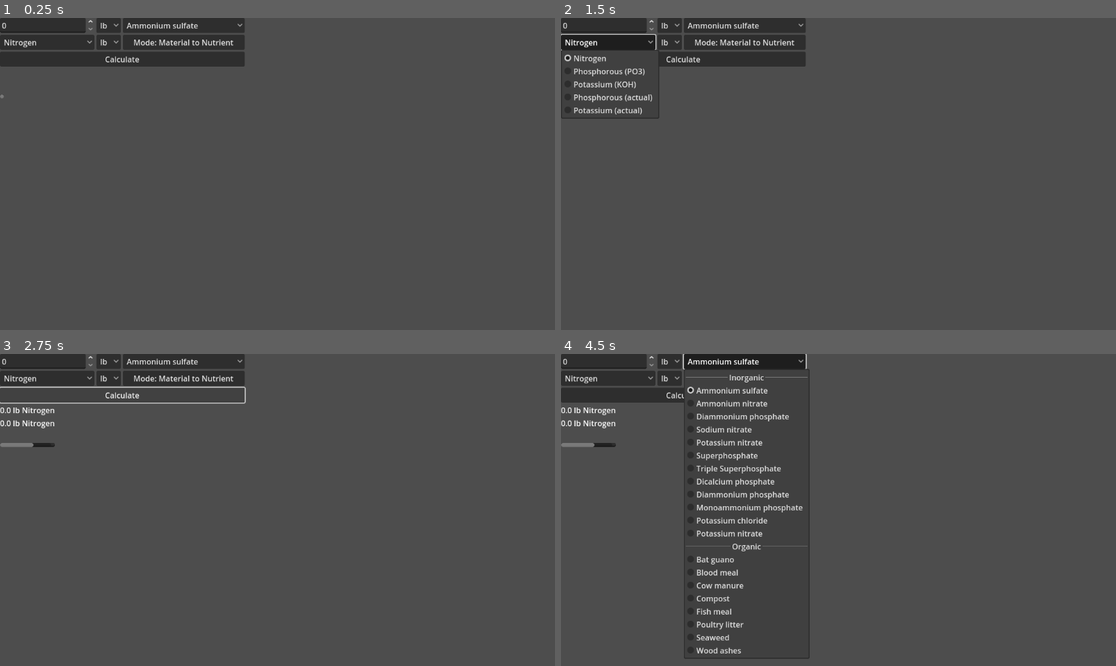
Above: before the commit, frames 1-4 (two rows, left to right).
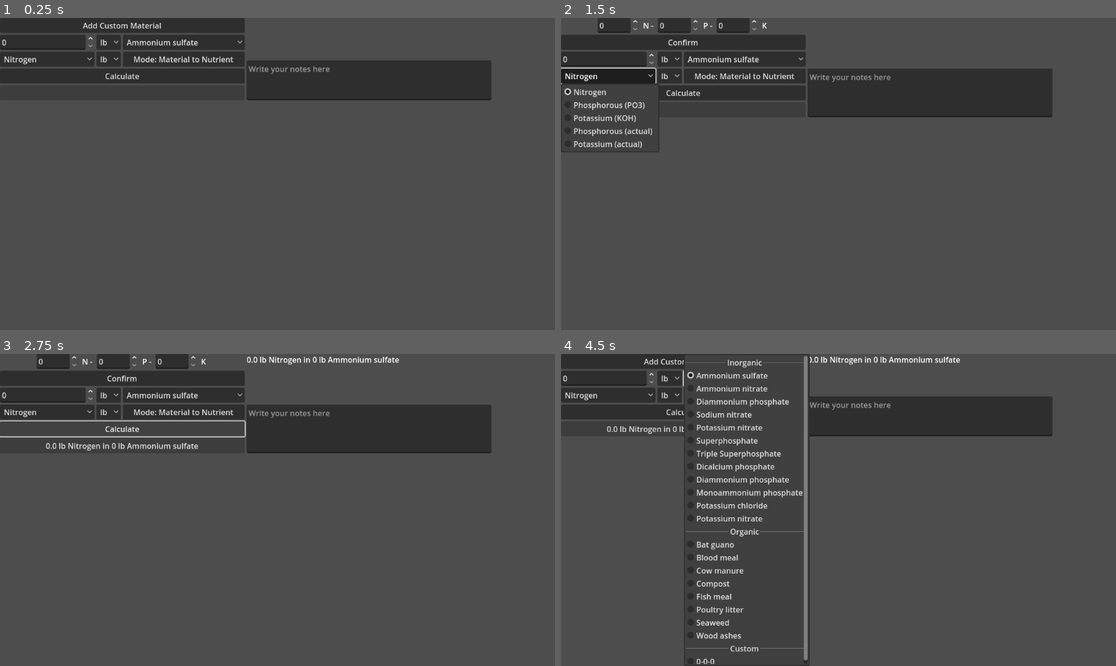
Above: after the commit, the same moments.

Repository: RSpencerosa/fertilizer_calculator
Game: Godot game, scene res://main.tscn
Two runs of this game, one before a commit and one after it. Both use one fixed random seed, a clock stepped at 60 frames per second and the inputs below.
Inputs (mouse positions are in pixels of both pictures, inside the frame that each line leads up to):
- Up to frame 1 (0.25 s): no input
- Up to frame 2 (1.5 s): click (683, 24) at 0.5 s, where only the run after the commit has a clickable "Add Custom Material"; click "Nitrogen" at 1.25 s
- Up to frame 3 (2.75 s): click "Calculate" at 2 s
- Up to frame 4 (4.5 s): click (683, 378) at 2.75 s, where only the run after the commit has a clickable "Confirm"; click "lb" at 3.5 s; click "Ammonium sulfate" at 4.25 s

The runs differ from the first frame. In frame 1, 8.6% of the frame differs, in the area x 0-89%, y 0-27%; in frame 2, 13%; in frame 3, 12%; in frame 4, 13%, in the area x 0-89%, y 0-100%.

Commit message:
Add final functionality

Diff:
--- a/project/main.tscn
+++ b/project/main.tscn
@@ -6,11 +6,48 @@
 script = ExtResource("1_h2yge")
 
 [node name="split" type="GridContainer" parent="."]
-offset_right = 40.0
-offset_bottom = 40.0
+offset_right = 1028.0
+offset_bottom = 303.0
+columns = 2
 
 [node name="left" type="GridContainer" parent="split"]
 layout_mode = 2
+
+[node name="custom" type="Button" parent="split/left"]
+layout_mode = 2
+text = "Add Custom Material"
+
+[node name="npk" type="GridContainer" parent="split/left"]
+visible = false
+layout_mode = 2
+size_flags_horizontal = 4
+columns = 6
+
+[node name="n" type="SpinBox" parent="split/left/npk"]
+layout_mode = 2
+
+[node name="1" type="Label" parent="split/left/npk"]
+layout_mode = 2
+text = " N - "
+
+[node name="p" type="SpinBox" parent="split/left/npk"]
+layout_mode = 2
+
+[node name="2" type="Label" parent="split/left/npk"]
+layout_mode = 2
+text = " P - "
+
+[node name="k" type="SpinBox" parent="split/left/npk"]
+layout_mode = 2
+
+[node name="3" type="Label" parent="split/left/npk"]
+layout_mode = 2
+text = " K "
+
+[node name="confirm" type="Button" parent="split/left"]
+visible = false
+layout_mode = 2
+text = "Confirm"
 
 [node name="input" type="GridContainer" parent="split/left"]
 layout_mode = 2
@@ -37,7 +74,7 @@
 layout_mode = 2
 tooltip_text = "20-0-0"
 selected = 1
-item_count = 22
+item_count = 23
 popup/item_0/text = "Inorganic"
 popup/item_0/id = 3
 popup/item_0/disabled = true
@@ -86,6 +123,9 @@
 popup/item_20/id = 20
 popup/item_21/text = "Wood ashes"
 popup/item_21/id = 21
+popup/item_22/text = "Custom"
+popup/item_22/id = 22
+popup/item_22/separator = true
 
 [node name="nutrient" type="OptionButton" parent="split/left/input"]
 layout_mode = 2
@@ -123,19 +163,28 @@
 layout_mode = 2
 text = "Calculate"
 
-[node name="result" type="Label" parent="split/left"]
+[node name="result" type="Button" parent="split/left"]
+custom_minimum_size = Vector2(0, 31)
 layout_mode = 2
+focus_mode = 0
+disabled = true
 
 [node name="right" type="GridContainer" parent="split"]
 layout_mode = 2
 
-[node name="history" type="Label" parent="split/right"]
+[node name="history" type="RichTextLabel" parent="split/right"]
+custom_minimum_size = Vector2(508, 62)
 layout_mode = 2
+size_flags_vertical = 3
 
 [node name="notes" type="TextEdit" parent="split/right"]
+custom_minimum_size = Vector2(508, 62)
 layout_mode = 2
+size_flags_vertical = 3
 placeholder_text = "Write your notes here"
 
+[connection signal="button_up" from="split/left/custom" to="." method="_on_custom_button_up"]
+[connection signal="button_up" from="split/left/confirm" to="." method="_on_confirm_button_up"]
 [connection signal="item_selected" from="split/left/input/material" to="." method="_on_material_item_selected"]
 [connection signal="button_up" from="split/left/input/switch" to="." method="_on_switch_button_up"]
 [connection signal="button_up" from="split/left/calculate" to="." method="_on_calculate_button_up"]
--- a/project/project.godot
+++ b/project/project.godot
@@ -14,6 +14,10 @@
 run/main_scene="uid://2rixi4n8cinu"
 config/features=PackedStringArray("4.5", "GL Compatibility")
 
+[gui]
+
+theme/custom="uid://bpkali5vhl2dk"
+
 [rendering]
 
 renderer/rendering_method="gl_compatibility"
--- a/project/scripts/main.gd
+++ b/project/scripts/main.gd
@@ -7,8 +7,17 @@
 var part = 1
 var result
 
-func _ready():
-	pass
+func _on_custom_button_up():
+	$split/left/custom.visible = false
+	$split/left/npk.visible = true
+	$split/left/confirm.visible = true
+
+func _on_confirm_button_up():
+	$split/left/custom.visible = true
+	$split/left/npk.visible = false
+	$split/left/confirm.visible = false
+	$split/left/input/material.add_item(str(int($split/left/npk/n.value)) + "-" + \
+		str(int($split/left/npk/p.value)) + "-" + str(int($split/left/npk/k.value)))
 
 func _on_calculate_button_up():
 	if !$split/left/input/nutrient.text.contains("actual"):
@@ -25,14 +34,18 @@
 			_nutrient($split/left/input/number.value,nutrient,unit)
 		else: _nutrientActual($split/left/input/number.value,nutrient,unit,part)
 		result = snapped(result,0.01)
-		$split/left/result.text = str(result) + " " + str($split/left/input/unitOut.text) + " " + str($split/left/input/nutrient.text)
+		$split/left/result.text = str(result) + " " + str($split/left/input/unitOut.text) + " " + \
+			str($split/left/input/nutrient.text) + " in " + str(int($split/left/input/number.value)) + " " + \
+			str($split/left/input/unitIn.text) + " " + str($split/left/input/material.text)
 	else:
 		if !$split/left/input/nutrient.text.contains("actual"):
 			_material($split/left/input/number.value,nutrient,unit)
 		else: _materialActual($split/left/input/number.value,nutrient,unit,part)
 		result = snapped(result,0.01)
-		$split/left/result.text = str(result) + " " + str($split/left/input/unitOut.text) + " " + str($split/left/input/material.text)
-	$split/right/history.text += $split/left/result.text + "\n"
+		$split/left/result.text = str(result) + " " + str($split/left/input/unitOut.text) + " " + \
+			str($split/left/input/material.text) + " for " + str(int($split/left/input/number.value)) + " " + \
+			str($split/left/input/unitIn.text) + " " + str($split/left/input/nutrient.text)
+	$split/right/history.text = $split/left/result.text + "\n" + $split/right/history.text
 
 func _on_switch_button_up():
 	if $split/left/input/switch.text == "Mode: Material to Nutrient":
@@ -130,5 +143,7 @@
 		"Wood ashes":
 			NPK = [0,0.9,5.6]
 		_:
-			NPK = [0,0,0]
+			var string = $split/left/input/material.get_item_text(index)
+			var split = string.split_floats("-")
+			NPK = split
 	$split/left/input/material.tooltip_text = str(NPK[0]) + "-" + str(NPK[1]) + "-" + str(NPK[2])
--- /dev/null
+++ b/project/theme.tres
@@ -0,0 +1,4 @@
+[gd_resource type="Theme" format=3 uid="uid://bpkali5vhl2dk"]
+
+[resource]
+Button/colors/font_disabled_color = Color(0.8745098, 0.8745098, 0.8745098, 1)
